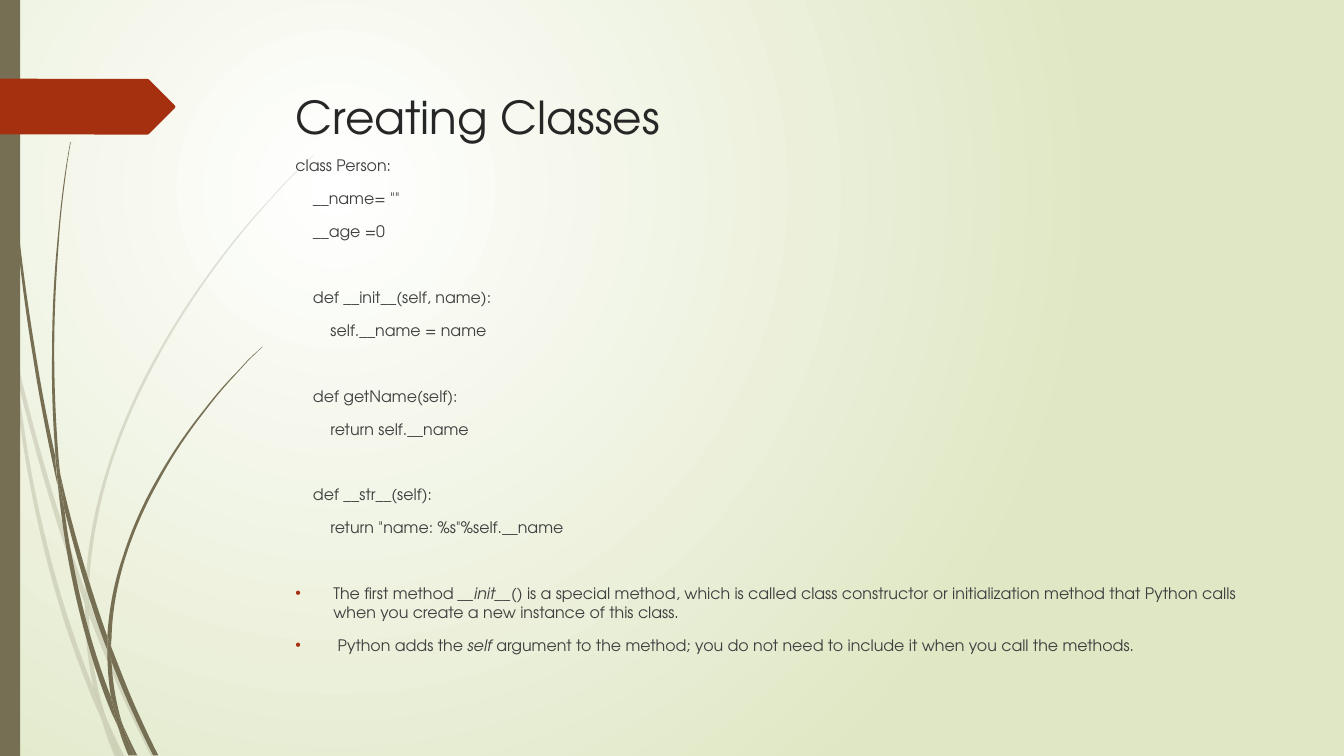
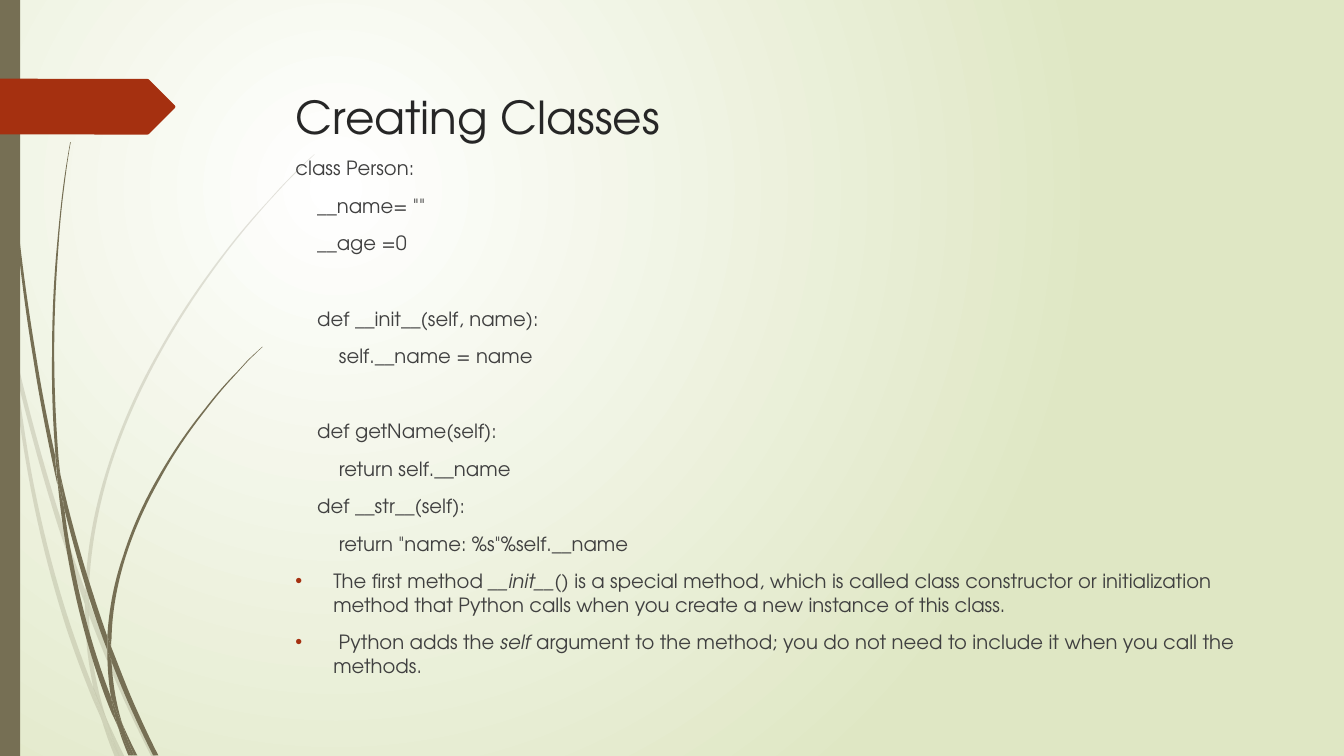
Before and after one commit to flyworker/python-automation-testing, a slide deck: slide 13 of document/course2-3.pptx. Drawn at 1344x756 pixels with LibreOffice and Linux fonts; fonts in the diff are those of the drawing. Boxes give left, top, right and bottom in pixels: in the first picture for what was removed or moved away, otherwise in the second. Text is boxed around its words. In the diff, an @@ line names an element or a change of style, - is before the commit and + after.

```diff
--- a/document/course2-3.pptx
+++ b/document/course2-3.pptx
@@ text "class Person:" at [295, 160, 1234, 659]: size 11.2 to 14 pt @@
```
Also in this commit, not shown: 1 other slide changed, 6 other files.
